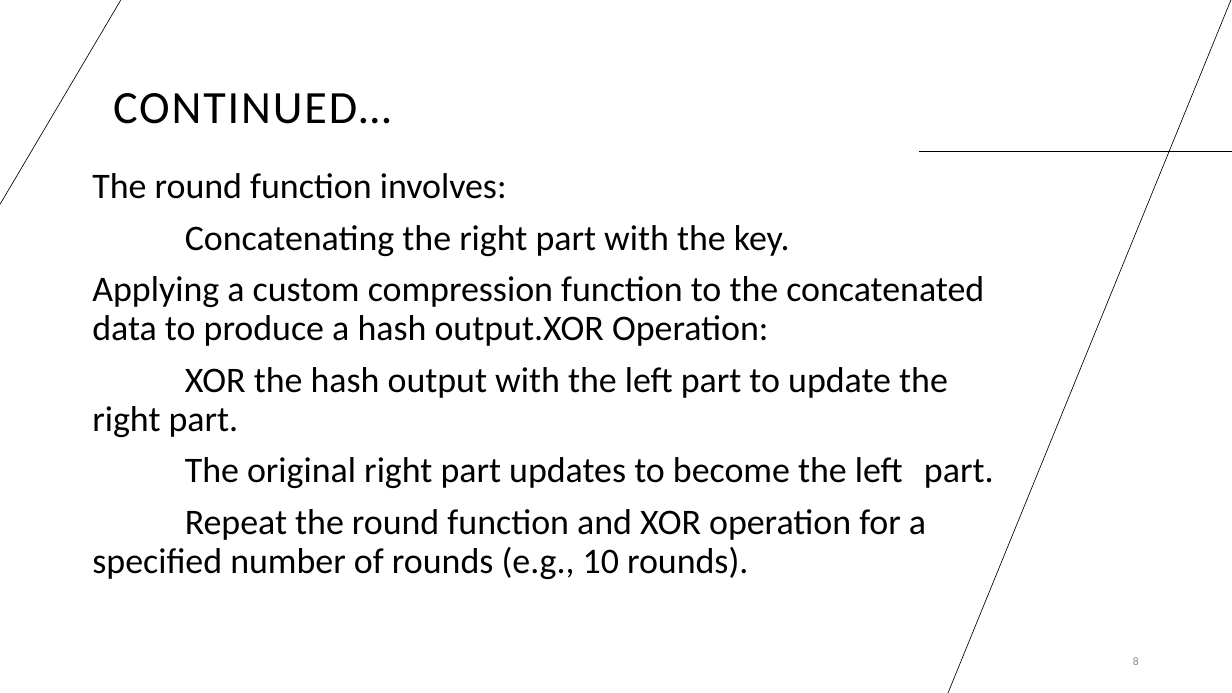
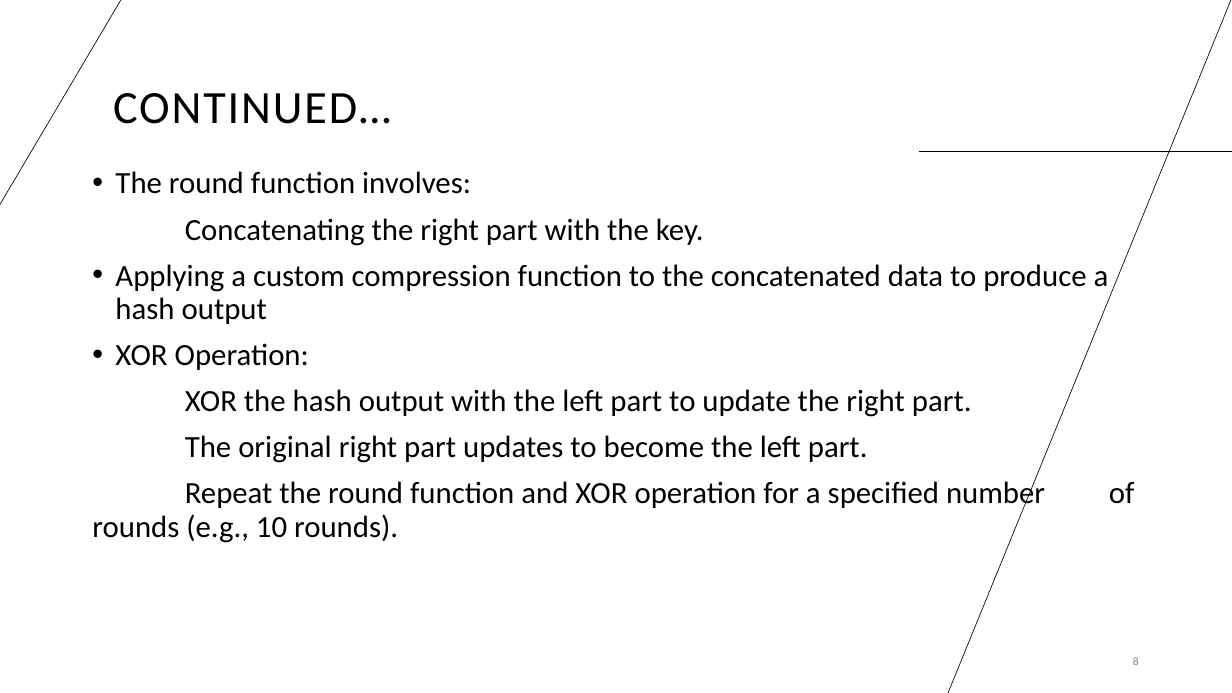
Before and after one commit to umar-tariq-1/Multi-Level-Hashing, a slide deck: slide 8 of Multi-Level-Hashing.pptx. Drawn at 1232x693 pixels with LibreOffice and Linux fonts; fonts in the diff are those of the drawing. Boxes give left, top, right and bottom in pixels: in the first picture for what was removed or moved away, otherwise in the second. Text is boxed around its words. In the diff, an @@ line names an element or a change of style, - is before the commit and + after.

```diff
--- a/Multi-Level-Hashing.pptx
+++ b/Multi-Level-Hashing.pptx
@@ text at [92,171,1135,543]: size 28 to 24 pt in "The round function involves:", "Concatenating the right part with the key.", "XOR the hash output with the left ...", "The original right part updates to become ..." and 1 more places; bullet none to • @@
@@ text at [115,264,1109,370]: text changed; size 28 to 24 pt @@
-Applying a custom compression function to the concatenated data to produce a hash output.XOR Operation:
+• Applying a custom compression function to the concatenated data to produce a hash output
+• XOR Operation:
```
Also in this commit, not shown: 6 other slides changed, 1 slide added, 1 slide removed, 14 other files.
